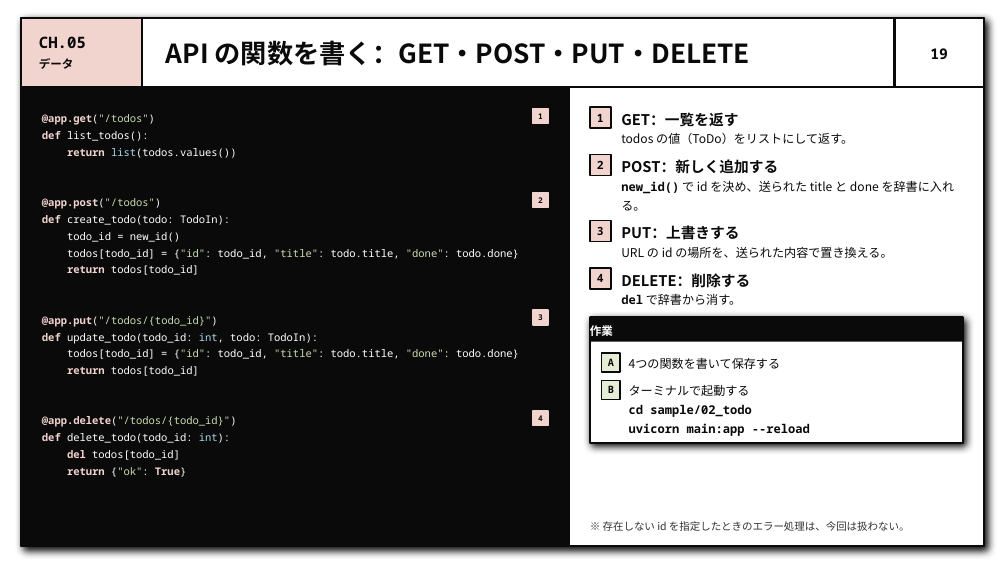
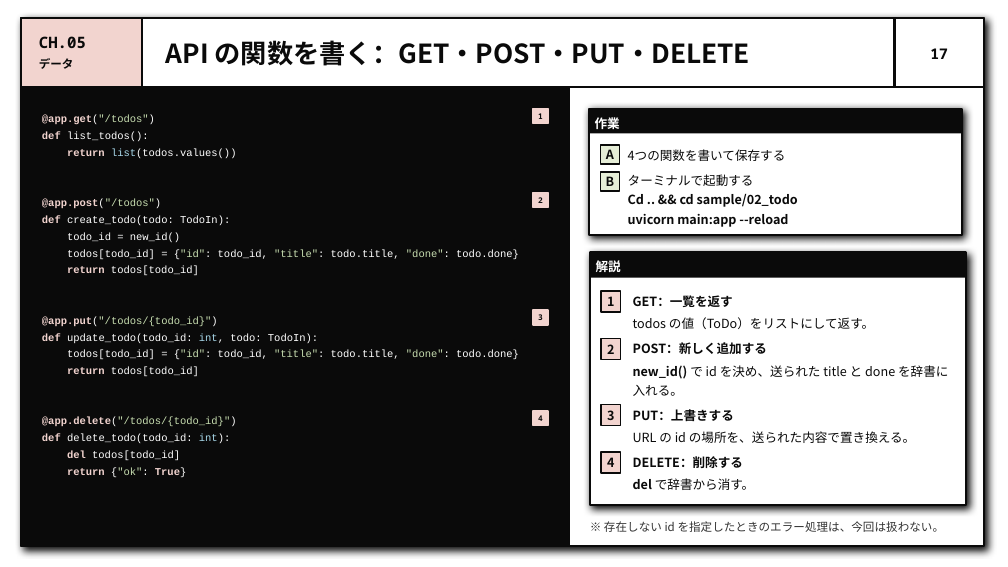
Before and after one commit to Luca-blue/study-fast-api, a slide deck: slide 17 of slides/fastapi-intro.pptx (slide 19 before the commit). Drawn at 1008x567 pixels with LibreOffice and Linux fonts; fonts in the diff are those of the drawing. Boxes give left, top, right and bottom in pixels: in the first picture for what was removed or moved away, otherwise in the second. Text is boxed around its words. In the diff, an @@ line names an element or a change of style, - is before the commit and + after.

Commit message:
docs(slides): add new deck and pdf, move previous deck to legacy

```diff
--- a/slides/fastapi-intro.pptx
+++ b/slides/fastapi-intro.pptx
@@ page number at <box>930,48,948,59</box>: text changed @@
-19
+17
@@ text "@app.get("/todos")" at <box>42,115,519,478</box>: font Noto Sans Mono to Courier New @@
@@ rectangle "作業" at <box>589,109,962,133</box>: size 11 to 12 pt @@
@@ rectangle: place and size @@
-rectangle at <box>569,87,984,546</box>
+rectangle at <box>589,109,962,234</box>
@@ rectangle at <box>589,109,962,234</box>: shadow on @@
@@ rectangle "A" at <box>600,145,619,164</box>: size 9.7 to 12 pt, font Noto Sans Mono to Noto Sans CJK JP @@
@@ size 11.5 to 12 pt in 3 elements at <box>633,317,874,329</box>, <box>633,431,915,443</box>, <box>628,149,786,161</box> @@
@@ rectangle "B" at <box>600,172,619,191</box>: size 9.7 to 12 pt, font Noto Sans Mono to Noto Sans CJK JP @@
@@ 3 rectangles, 2 texts: place and size @@
-3 rectangles, 2 texts at <box>590,318,963,436</box>
+3 rectangles, 2 texts at <box>589,109,962,227</box>
@@ text at <box>628,174,788,227</box>: size 11.5 to 12 pt in "ターミナルで起動する", "uvicorn main:app --reload"; font Noto Sans Mono to Noto Sans CJK JP in "uvicorn main:app --reload" @@
@@ text at <box>628,194,798,207</box>: text changed; size 11.5 to 12 pt; font Noto Sans Mono to Noto Sans CJK JP @@
-cd sample/02_todo
+Cd .. && cd sample/02_todo
@@ rectangle: place and size @@
-rectangle at <box>590,318,963,443</box>
+rectangle at <box>590,253,966,505</box>
@@ rectangle added at <box>590,252,966,278</box>, fill #0A0A0A, 12 pt, text #FFFFFF, bold @@
+解説
@@ text "GET：一覧を返す": place and size @@
-text "GET：一覧を返す" at <box>621,112,738,127</box>
+text "GET：一覧を返す" at <box>633,295,733,307</box>
@@ text "todos の値（ToDo）をリストにして返す。": place and size @@
-text "todos の値（ToDo）をリストにして返す。" at <box>621,133,853,144</box>
+text "todos の値（ToDo）をリストにして返す。" at <box>633,317,874,329</box>
@@ text "POST：新しく追加する": place and size @@
-text "POST：新しく追加する" at <box>621,159,778,174</box>
+text "POST：新しく追加する" at <box>633,342,767,354</box>
@@ text "new_id() で id を決め、送られた title ...": place and size @@
-text "new_id() で id を決め、送られた title ..." at <box>621,180,955,211</box>
+text "new_id() で id を決め、送られた title ..." at <box>633,365,948,396</box>
@@ text "new_id() で id を決め、送られた title ..." at <box>633,365,948,396</box>: size 11.5 to 12 pt; font Noto Sans Mono to Noto Sans CJK JP in "new_id()" @@
@@ text "PUT：上書きする": place and size @@
-text "PUT：上書きする" at <box>621,225,739,240</box>
+text "PUT：上書きする" at <box>633,409,734,422</box>
@@ text "URL の id の場所を、送られた内容で置き換える。": place and size @@
-text "URL の id の場所を、送られた内容で置き換える。" at <box>621,247,892,258</box>
+text "URL の id の場所を、送られた内容で置き換える。" at <box>633,431,915,443</box>
@@ 4 rectangles: place and size @@
-4 rectangles at <box>590,107,611,289</box>
+4 rectangles at <box>601,291,621,473</box>
@@ size 10.8 to 12 pt, font Noto Sans Mono to Noto Sans CJK JP in 4 elements at <box>601,291,621,312</box>, <box>601,339,621,360</box>, <box>601,405,621,426</box>, <box>601,452,621,473</box> @@
@@ size 14 to 12 pt in 4 elements at <box>633,295,733,307</box>, <box>633,342,767,354</box>, <box>633,409,734,422</box>, <box>633,456,743,468</box> @@
@@ text "DELETE：削除する": place and size @@
-text "DELETE：削除する" at <box>621,273,750,288</box>
+text "DELETE：削除する" at <box>633,456,743,468</box>
@@ text "del で辞書から消す。": place and size @@
-text "del で辞書から消す。" at <box>621,294,742,305</box>
+text "del で辞書から消す。" at <box>633,478,754,490</box>
@@ text "del で辞書から消す。" at <box>633,478,754,490</box>: size 11.5 to 12 pt; font Noto Sans Mono to Noto Sans CJK JP in "del" @@
@@ text "※ 存在しない id を指定したときのエラー処理は、今回は扱わない。" at <box>604,521,945,532</box>: size 10 to 11 pt @@
```
Also in this commit, not shown: 25 other slides changed, 1 slide added, 7 other files.
